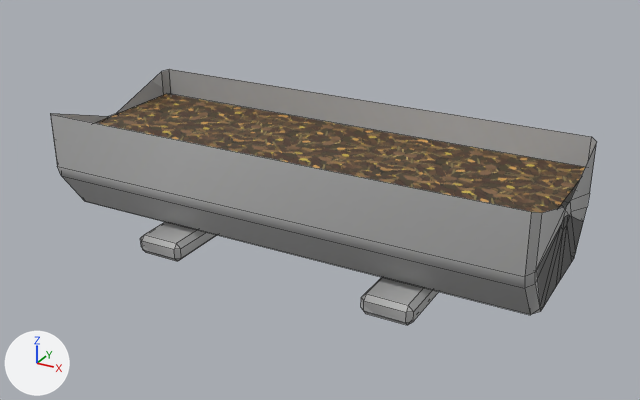
Before and after pictures for a commit that changed the FBX model src/Assets/Models/Traps/Trog.fbx.
The view is the same before and after, from a 50 mm camera at (0.0395, -0.071, 0.0408) aimed at (0.0002, 0.0005, 0.0051). Every picture has the same lights, and +X, +Y and +Z are marked at lower left. Mesh edges are drawn as thin lines. Where no turn or scale is listed for an object, it has been applied to the vertices.
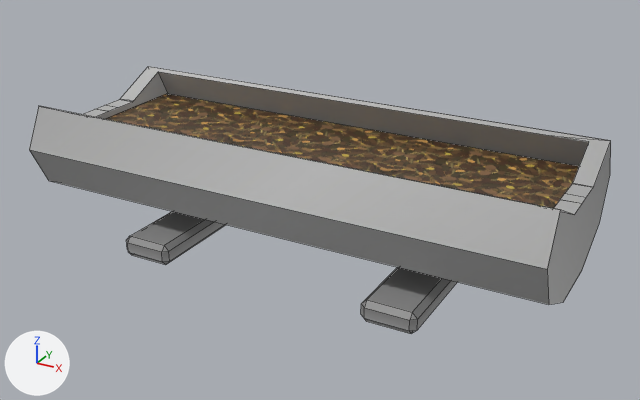
The newer file is also rescaled (x0.936), turned or shifted as a whole; pictures and numbers use the older file's frame.

Changed parts and their boxes (x1, y1, x2, y2) in the pictures (640 x 400 px):
'polySurface10', added
    after: (29, 66, 611, 304)
'polySurface2', no longer drawn
    before: (50, 69, 597, 315)
'polySurface6', added
    after: (361, 267, 457, 334)
'polySurface7', added
    after: (126, 211, 226, 265)
'polySurface4', no longer drawn
    before: (361, 277, 438, 325)
'polySurface3', no longer drawn
    before: (141, 222, 217, 261)

What the commit changed:
Material 'file3Material' (mat_file3material) is new.
Its texture is img_text_trog_01_jpg.
Mesh me_mesh_001_1 is new.
It has 24 vertices, 26 faces and spans x 0.0105..0.0159, y -0.0108..0.0117, z 0.0002..0.0023.
It uses material mat_file3material (picture img_text_trog_01_jpg).
Mesh me_mesh_002_1 is new.
It has 24 vertices, 26 faces and spans x -0.0158..-0.0104, y -0.0108..0.0117, z 0.0002..0.0023.
It uses material mat_file3material (picture img_text_trog_01_jpg).
Mesh me_mesh_003_1 is new.
It has 74 vertices, 46 faces and spans x -0.0275..0.0261, y -0.0468..-0.0252, z 0.0027..0.0136.
It uses material mat_file1material.
Object 'polySurface4' (ob_polysurface4) now shows nothing instead of me_mesh_002.
Object 'polySurface2' (ob_polysurface2) now shows nothing instead of me_mesh.
Object 'polySurface3' (ob_polysurface3) now shows nothing instead of me_mesh_001.
Object 'polySurface6' (ob_polysurface6) is new; it shows me_mesh_001_1.
Its location is (-0.0004, 0.00013, -0.0004).
Object 'polySurface7' (ob_polysurface7) is new; it shows me_mesh_002_1.
Its location is (-0.0004, 0.00013, -0.0004).
Object 'polySurface10' (ob_polysurface10) is new; it shows me_mesh_003_1.
Its location is (-0.00019, 0.03624, -0.0004).
